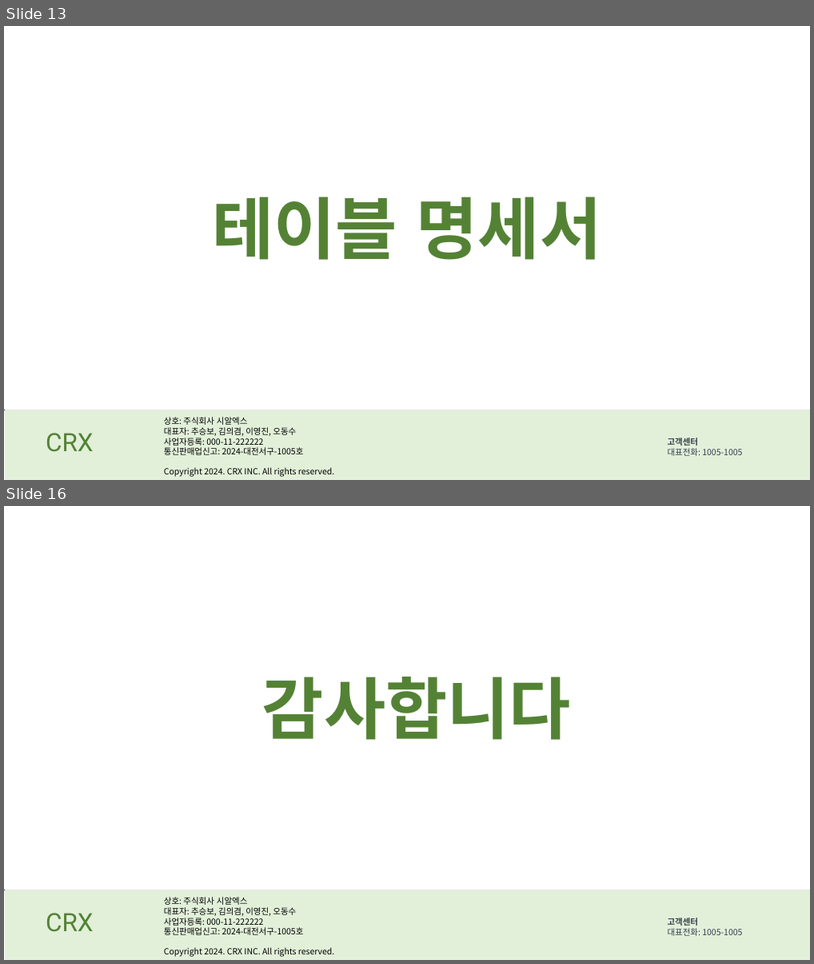
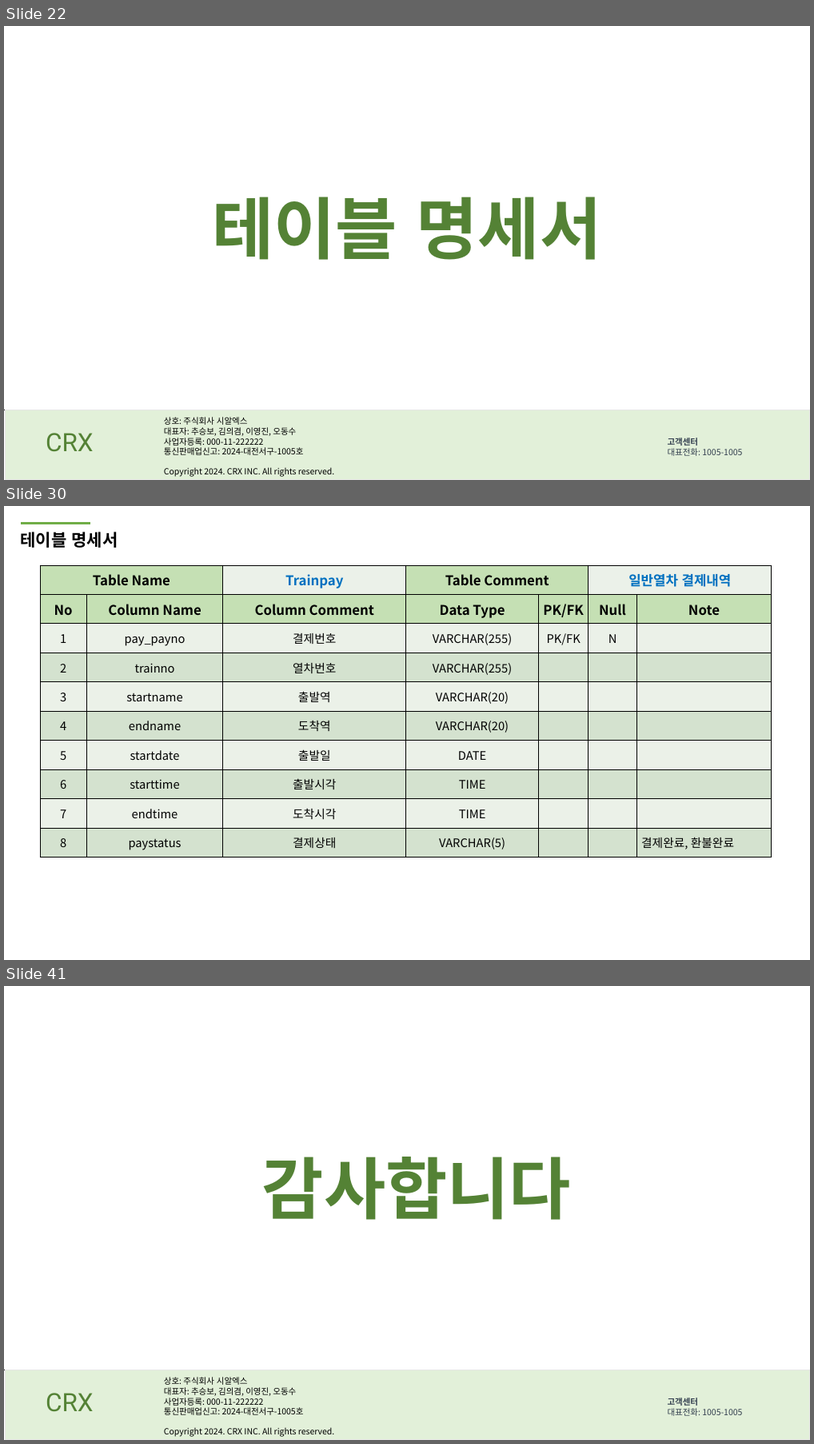
Before and after one commit to DongSooOh/trainProject, a slide deck: 5조 2차 발표자료 ppt.pptx. Shown one above the other, each under a label of ours: slides 13 and 16 before the commit, slides 22, 30 and 41 after it; the slides between them are not shown. The pictures are 814x964 and 814x1444 pixels, drawn with LibreOffice and Linux fonts; fonts in the diff are those of the drawing. Boxes give left, top, right and bottom in pixels: in the first picture for what was removed or moved away, otherwise in the second. Text is boxed around its words. In the diff, an @@ line names an element or a change of style, - is before the commit and + after.

```diff
--- a/5조 2차 발표자료 ppt.pptx
+++ b/5조 2차 발표자료 ppt.pptx
@@ slide 30 added at [4, 506, 810, 960], background #FFFFFF @@
@@ line added from (21, 523) to (90, 523), #70AD47 3 pt @@
@@ text added at [21, 532, 118, 548], 20 pt, text #000000, bold @@
+테이블 명세서
@@ table added at [40, 565, 773, 857], 10 rows, 7 columns @@
+Table Name |  | Trainpay | Table Comment |  | 일반열차 결제내역 | 
+No | Column Name | Column Comment | Data Type | PK/FK | Null | Note
+1 | pay_payno | 결제번호 | VARCHAR(255) | PK/FK | N | 
+2 | trainno | 열차번호 | VARCHAR(255) |  |  | 
+3 | startname | 출발역 | VARCHAR(20) |  |  | 
+4 | endname | 도착역 | VARCHAR(20) |  |  | 
+5 | startdate | 출발일 | DATE |  |  | 
+6 | starttime | 출발시각 | TIME |  |  | 
+7 | endtime | 도착시각 | TIME |  |  | 
+8 | paystatus | 결제상태 | VARCHAR(5) |  |  | 결제완료, 환불완료
@@ what was slide 13 is now slide 22 @@
@@ what was slide 16 is now slide 41 @@
```
Also in this commit, not shown: 3 slides changed, 28 other slides added, 4 slides removed.
